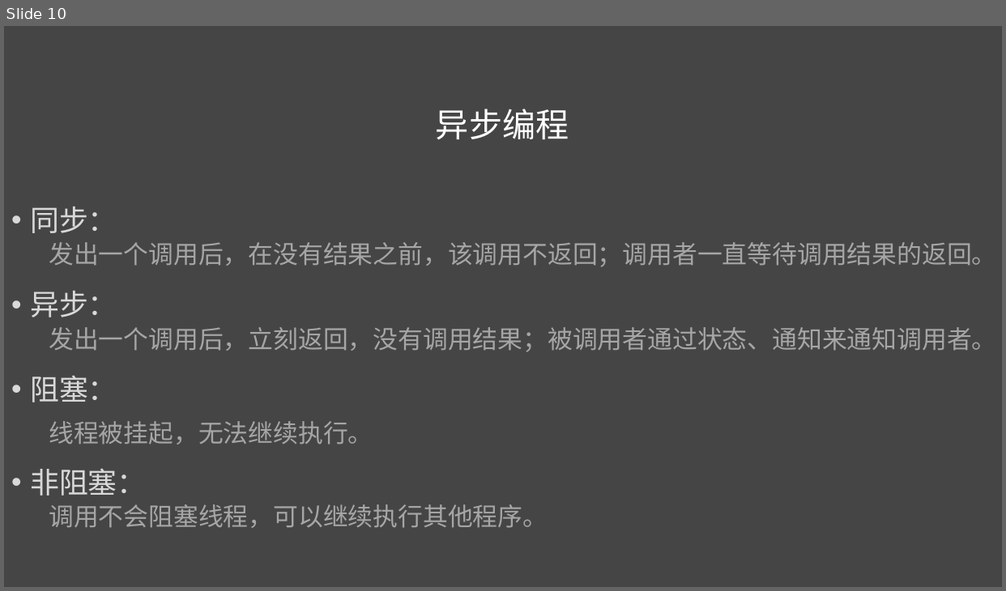
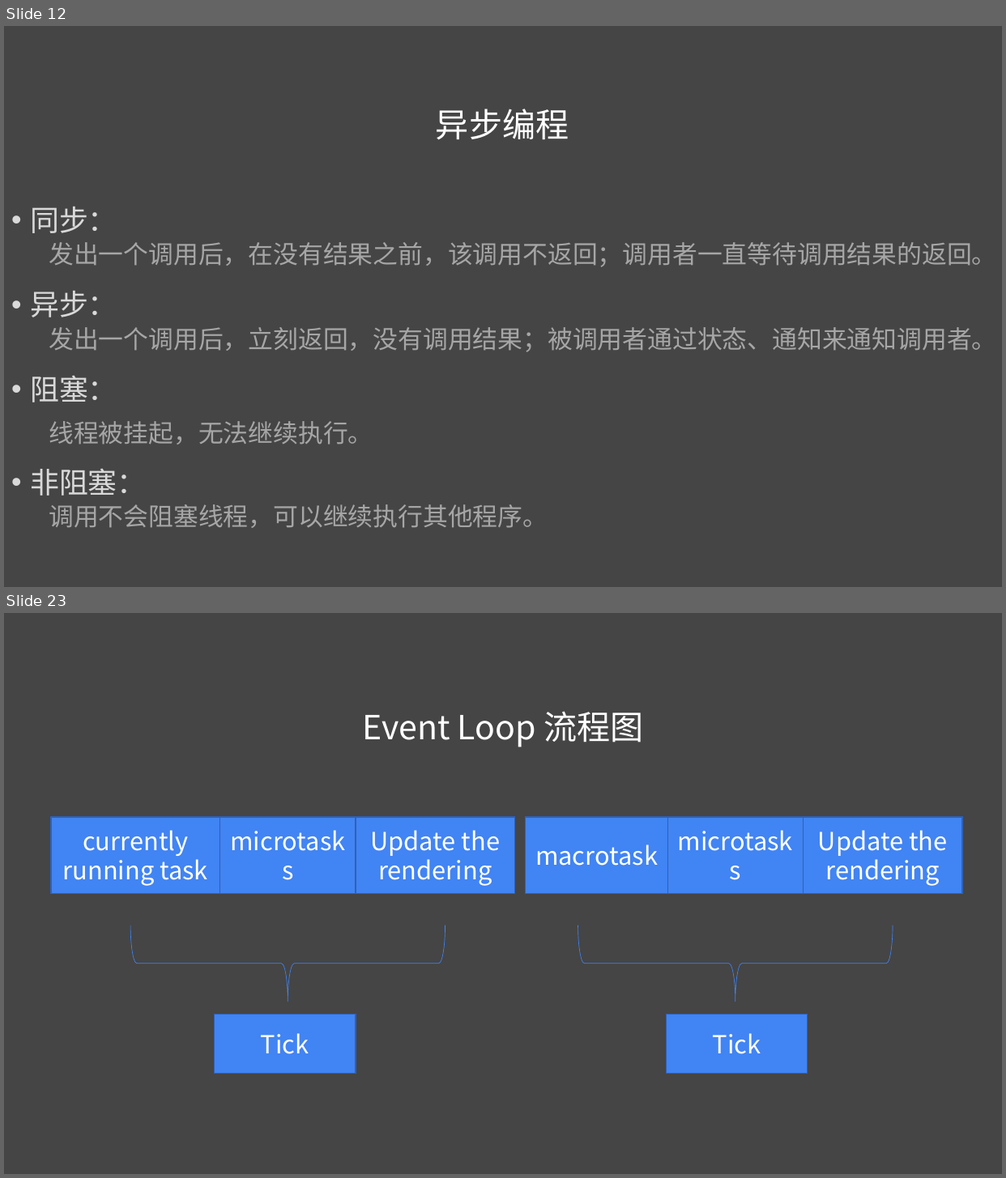
Before and after one commit to liuweiGL/share, a slide deck: ppt/JavaScript基础二.pptx. Shown one above the other, each under a label of ours: slide 10 before the commit, slides 12 and 23 after it; the slides between them are not shown. The pictures are 1006x591 and 1006x1178 pixels, drawn with LibreOffice and Linux fonts; fonts in the diff are those of the drawing. Boxes give left, top, right and bottom in pixels: in the first picture for what was removed or moved away, otherwise in the second. Text is boxed around its words. In the diff, an @@ line names an element or a change of style, - is before the commit and + after.

```diff
--- a/ppt/JavaScript基础二.pptx
+++ b/ppt/JavaScript基础二.pptx
@@ slide 23 added at (4, 613, 1002, 1174), background #454545 @@
@@ text added at (362, 711, 643, 747), 32 pt, text #FFFFFF @@
+Event Loop 流程图
@@ rectangle added at (51, 817, 220, 894), fill #4184F3, outline #3062B4 1 pt, 24 pt, text #FFFFFF @@
+currently running task
@@ rectangle added at (220, 817, 356, 894), fill #4184F3, outline #3062B4 1 pt, 24 pt, text #FFFFFF @@
+microtasks
@@ rectangle added at (356, 817, 515, 894), fill #4184F3, outline #3062B4 1 pt, 24 pt, text #FFFFFF @@
+Update the rendering
@@ rectangle added at (525, 817, 668, 894), fill #4184F3, outline #3062B4 1 pt, 24 pt, text #FFFFFF @@
+macrotask
@@ rectangle added at (668, 817, 803, 894), fill #4184F3, outline #3062B4 1 pt, 24 pt, text #FFFFFF @@
+microtasks
@@ rectangle added at (803, 817, 963, 894), fill #4184F3, outline #3062B4 1 pt, 24 pt, text #FFFFFF @@
+Update the rendering
@@ left brace added at (130, 925, 445, 1002), outline #4184F3 0.5 pt @@
@@ left brace added at (578, 925, 893, 1002), outline #4184F3 0.5 pt @@
@@ rectangle added at (215, 1014, 356, 1073), fill #4184F3, outline #3062B4 1 pt, 24 pt, text #FFFFFF @@
+Tick
@@ rectangle added at (666, 1014, 808, 1073), fill #4184F3, outline #3062B4 1 pt, 24 pt, text #FFFFFF @@
+Tick
@@ what was slide 10 is now slide 12 @@
```
Also in this commit, not shown: 4 slides changed, 14 other slides added, 2 slides removed.
